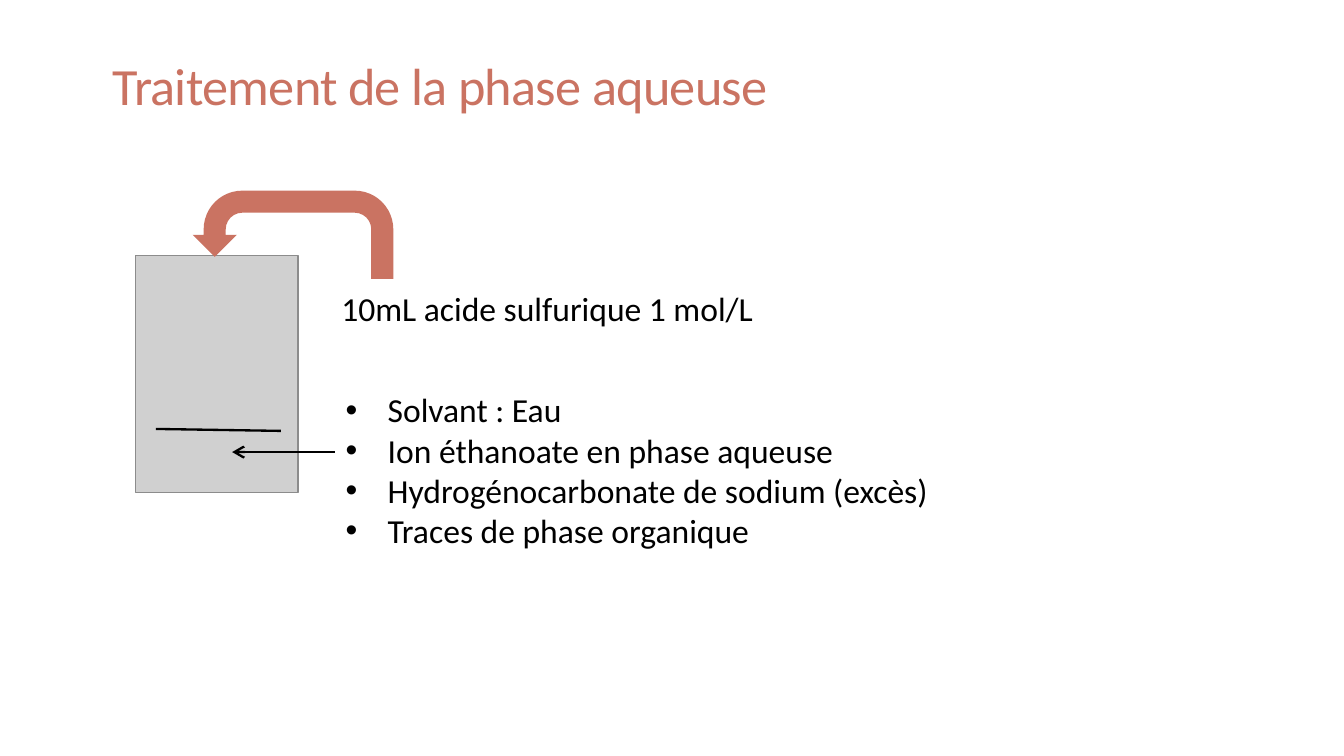
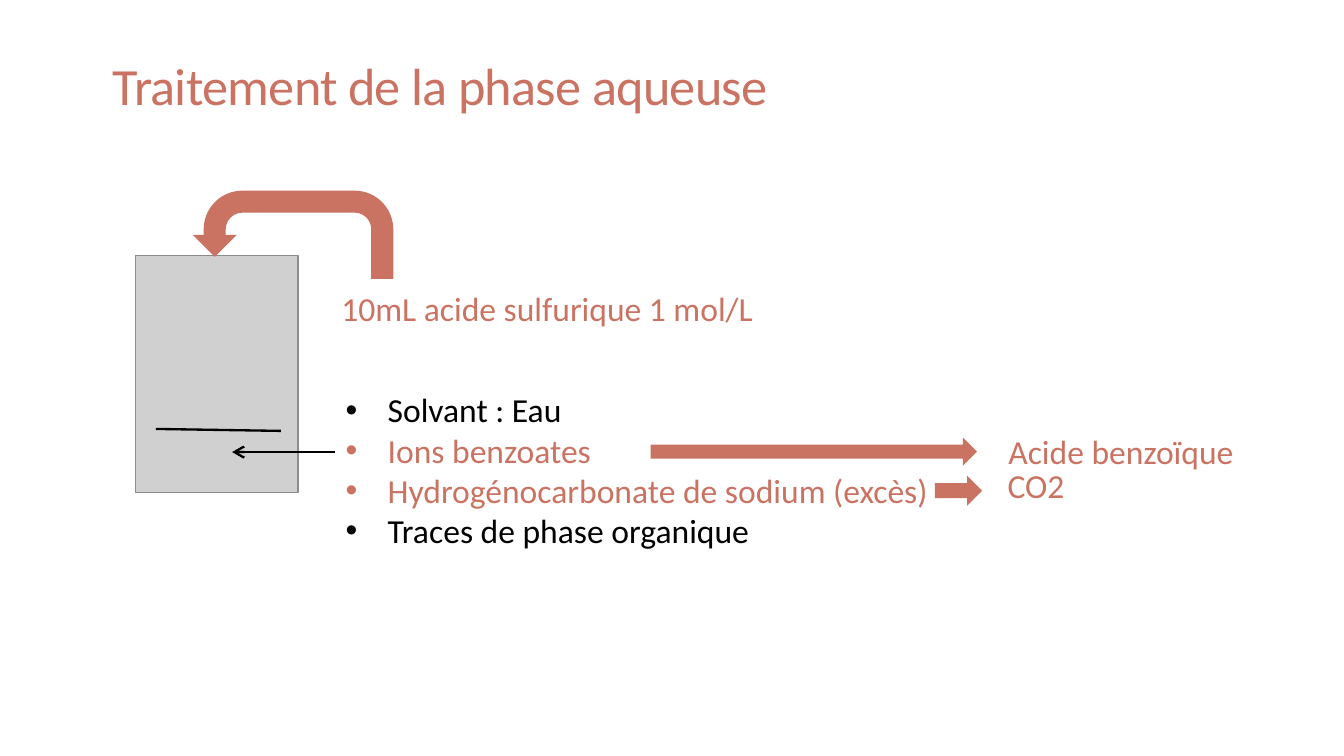
Before and after one commit to ChaponPhys/Agregation, a slide deck: slide 8 of Leçon chimie/LC 1/LC1-Pres-Séparation, purification contrpole de pureté.pptx (slide 7 before the commit). Drawn at 1344x756 pixels with LibreOffice and Linux fonts; fonts in the diff are those of the drawing; grey boxes stand for pictures. Boxes give left, top, right and bottom in pixels: in the first picture for what was removed or moved away, otherwise in the second. Text is boxed around its words. In the diff, an @@ line names an element or a change of style, - is before the commit and + after.

```diff
--- a/Leçon chimie/LC 1/LC1-Pres-Séparation, purification contrpole de pureté.pptx
+++ b/Leçon chimie/LC 1/LC1-Pres-Séparation, purification contrpole de pureté.pptx
@@ text "10mL acide sulfurique 1 mol/L" at (341, 297, 752, 327): text colour #000000 to #CA7362 @@
@@ text at (388, 439, 591, 463): text changed; text colour #000000 to #CA7362 @@
-• Ion éthanoate en phase aqueuse
+• Ions benzoates
@@ right arrow added at (650, 438, 977, 466), fill #CA7362 @@
@@ text added at (1008, 440, 1234, 470), 18 pt, text #CA7362 @@
+Acide benzoïque
@@ text at (388, 478, 927, 509): text colour #000000 to #CA7362 in "Hydrogénocarbonate de sodium (excès)" @@
@@ right arrow added at (935, 476, 982, 505), fill #CA7362 @@
@@ text added at (1008, 476, 1065, 498), 18 pt, text #CA7362 @@
+CO2
```
Also in this commit, not shown: 4 other slides changed, 4 slides added, 39 other files.
